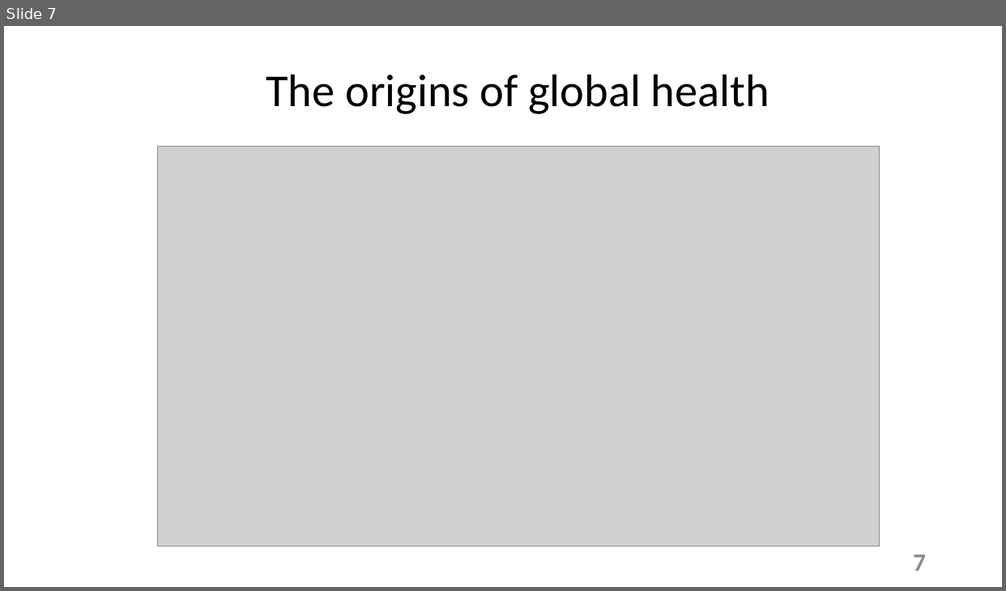
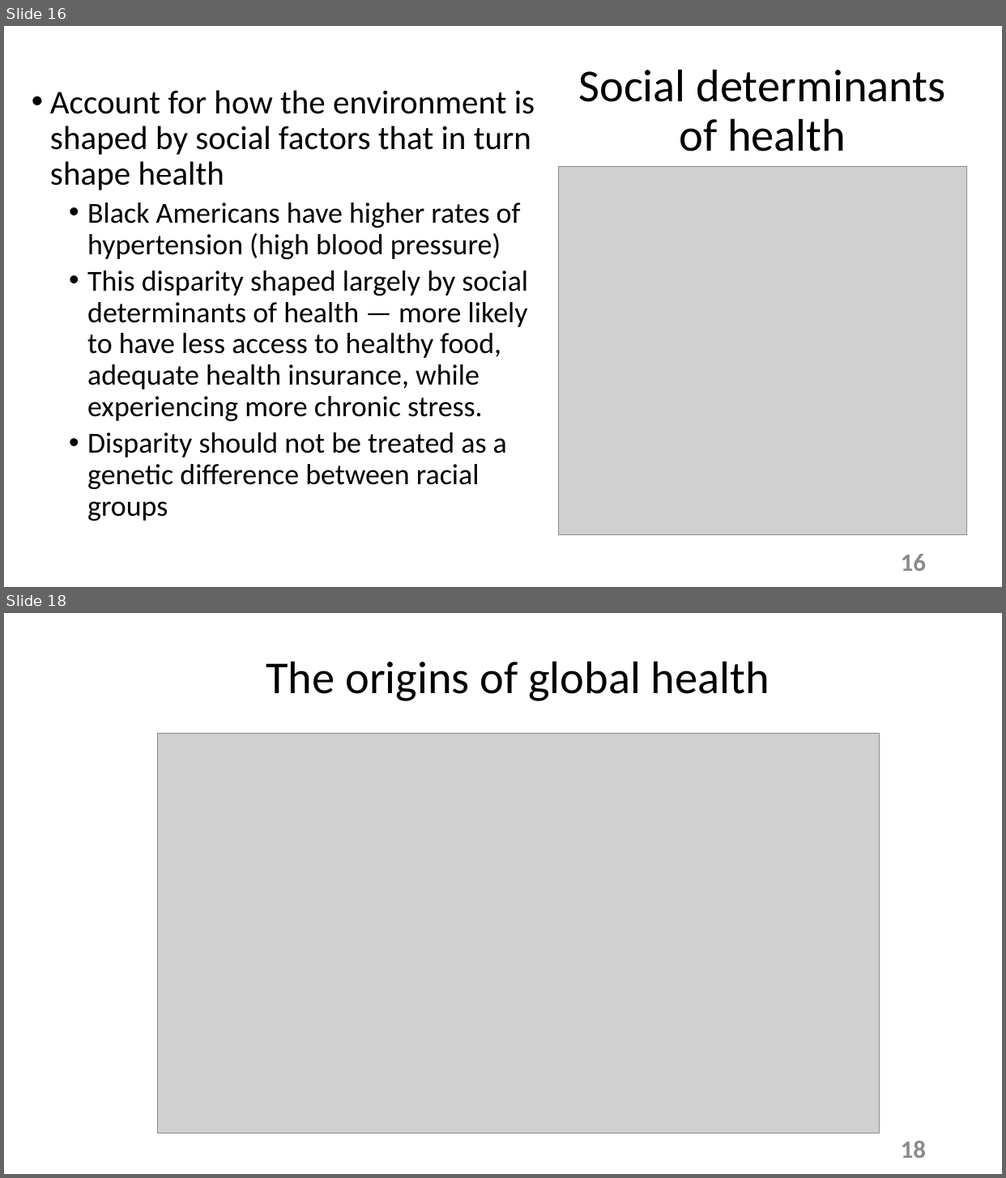
Before and after one commit to tstallins/tstallins.github.io, a slide deck: courses/261/introonline.pptx. Shown one above the other, each under a label of ours: slide 7 before the commit, slides 16 and 18 after it; the slides between them are not shown. The pictures are 1006x591 and 1006x1178 pixels, drawn with LibreOffice and Linux fonts; fonts in the diff are those of the drawing; grey boxes stand for pictures. Boxes give left, top, right and bottom in pixels: in the first picture for what was removed or moved away, otherwise in the second. Text is boxed around its words. In the diff, an @@ line names an element or a change of style, - is before the commit and + after.

```diff
--- a/courses/261/introonline.pptx
+++ b/courses/261/introonline.pptx
@@ slide 16 added at [4,26,1002,587], background #FFFFFF @@
@@ title added at [578,69,946,152], 44 pt, text #000000 @@
+Social determinants of health
@@ text added at [50,90,535,521], 28 pt, text #000000 @@
+• Account for how the environment is shaped by social factors that in turn shape health
+  • Black Americans have higher rates of hypertension (high blood pressure)
+  • This disparity shaped largely by social determinants of health — more likely to have less access to healthy food, adequate health insurance, while experiencing more chronic stress.
+  • Disparity should not be treated as a genetic difference between racial groups
@@ picture added at [558,166,967,535] @@
@@ page number added at [901,554,926,571], 24 pt, text #8C8C8C, bold @@
+16
@@ what was slide 7 is now slide 18 @@
@@ page number at [901,1141,926,1158]: text changed @@
-7
+18
```
Also in this commit, not shown: 16 other slides added, 6 slides removed, 1 other file.
